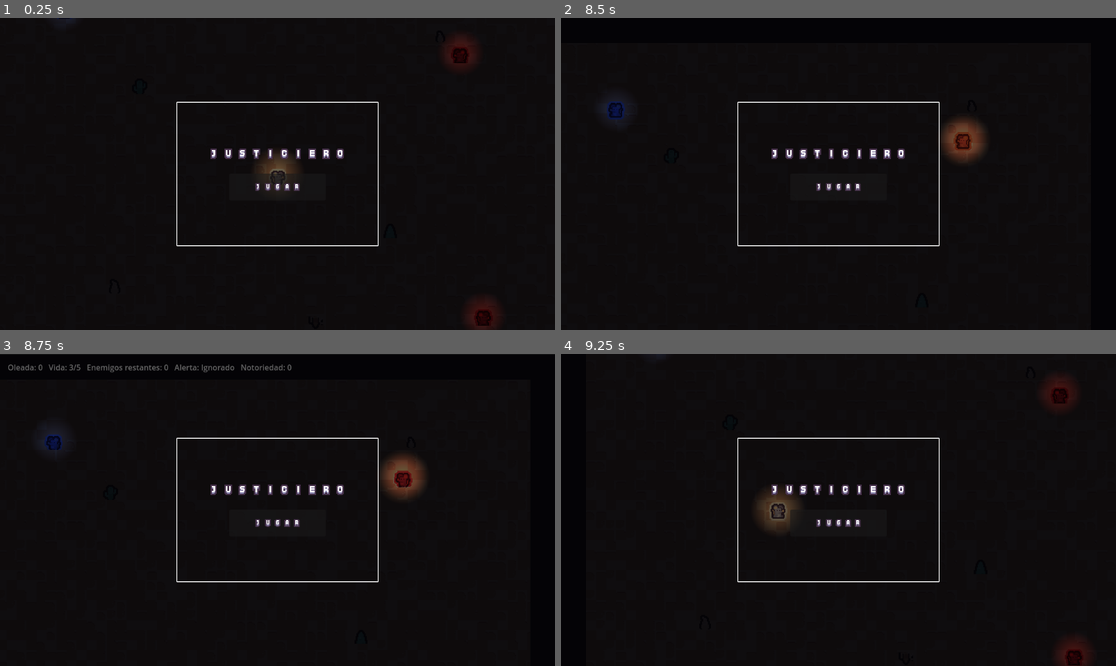
Above: before the commit, frames 1-4 (two rows, left to right).
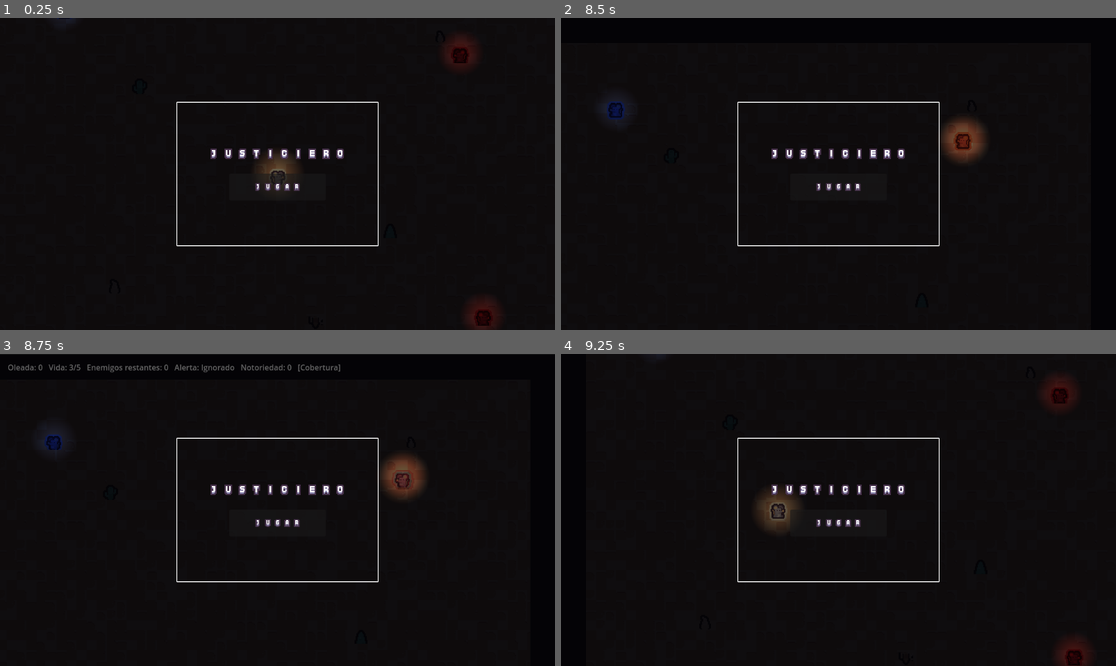
Above: after the commit, the same moments.

Repository: ksanch3x/Justiciero
Game: Godot game, scene res://scenes/Main.tscn
The game is run twice, just before and just after one commit, with the same random seed, the same clock (stepped at 60 frames per second) and the same inputs.
Inputs (mouse positions are in pixels of both pictures, inside the frame that each line leads up to):
- Up to frame 1 (0.25 s): no input
- Up to frame 2 (8.5 s): tap Enter at 0.5 s; move the mouse to (960, 158) at 0.52 s; hold D (move_right) 0.53-1.28 s; hold C (cover, bound only after the commit) 0.53-1.28 s; tap Space (dash) at 0.6, 1.55, 2.1, 3.05, 4.55, 5.1, 6.05, 6.6, 7.55 s; move the mouse to (727, 189) at 1.27 s; hold F (takedown, bound only after the commit) 1.28-2.03 s; tap C (cover, bound only after the commit) at 1.35, 5.85 s; move the mouse to (894, 105) at 2.02 s; hold D (move_right) 2.03-2.78 s; hold C (cover, bound only after the commit) 2.03-2.78 s; move the mouse to (810, 236) at 2.77 s; hold W (move_up) 2.78-3.53 s; click (810, 236) at 2.85 s; move the mouse to (1005, 220) at 3.52 s; hold C (cover, bound only after the commit) 3.53-4.28 s; hold A (move_left) 3.53-5.03 s; move the mouse to (672, 127) at 4.27 s; tap R at 4.35 s; move the mouse to (866, 174) at 5.02 s; hold F (takedown, bound only after the commit) 5.03-5.78 s; hold C (cover, bound only after the commit) 5.03-5.78 s; move the mouse to (755, 96) at 5.77 s; hold D (move_right) 5.78-6.53 s; move the mouse to (960, 158) at 6.52 s; hold W (move_up) 6.53-7.28 s; hold C (cover, bound only after the commit) 6.53-7.28 s; move the mouse to (727, 189) at 7.27 s; hold D (move_right) 7.28-8.03 s; click (727, 189) at 7.35 s; move the mouse to (894, 105) at 8.02 s; hold F (takedown, bound only after the commit) from 8.03 s (still down); hold C (cover, bound only after the commit) from 8.03 s (still down)
- Up to frame 3 (8.75 s): keep holding F (takedown, bound only after the commit); keep holding C (cover, bound only after the commit)
- Up to frame 4 (9.25 s): move the mouse to (810, 572) at 8.77 s; release F (takedown, bound only after the commit) at 8.78 s; release C (cover, bound only after the commit) at 8.78 s; hold A (move_left) from 8.78 s (still down); tap R at 8.85 s; tap Space (dash) at 9.05 s

Frames 1-2 are identical in both runs. In frame 3, 0.2% of the frame differs, in the area x 53-75%, y 3-44%; in frame 4, nothing differs.

Commit message:
GDD 2.3: cobertura activa + letal vs. no letal
Cobertura: mantener "cover" (C) quieto vuelve al jugador indetectable
para Enemy/Spitter/Criminal, pero solo si un raycast confirma un
obstáculo físico real entre observador y jugador (Player.is_hidden_from).
Police.gd no la usa — su persecución depende del ruido, no de verlo.

Letal vs. no letal: knockout() + señal knocked_out (distinta de died) en
los 4 scripts de enemigo/facción, para que SaveManager.add_police_kill
(atada solo a died) nunca se dispare con un noqueo. Player._process_
takedown(): mantener "takedown" (F) canaliza 0.6s para neutralizar sin
matar, más lento y expuesto que el golpe letal instantáneo, a propósito.

Diff:
--- a/prototypes/combat-topdown/project.godot
+++ b/prototypes/combat-topdown/project.godot
@@ -55,6 +55,18 @@
 , Object(InputEventJoypadButton,"resource_local_to_scene":false,"resource_name":"","device":-1,"button_index":0,"pressure":0.0,"pressed":false,"script":null)
 ]
 }
+cover={
+"deadzone": 0.2,
+"events": [Object(InputEventKey,"resource_local_to_scene":false,"resource_name":"","device":-1,"window_id":0,"alt_pressed":false,"shift_pressed":false,"ctrl_pressed":false,"meta_pressed":false,"pressed":false,"keycode":0,"physical_keycode":67,"key_label":0,"unicode":0,"location":0,"echo":false,"script":null)
+, Object(InputEventJoypadButton,"resource_local_to_scene":false,"resource_name":"","device":-1,"button_index":9,"pressure":0.0,"pressed":false,"script":null)
+]
+}
+takedown={
+"deadzone": 0.2,
+"events": [Object(InputEventKey,"resource_local_to_scene":false,"resource_name":"","device":-1,"window_id":0,"alt_pressed":false,"shift_pressed":false,"ctrl_pressed":false,"meta_pressed":false,"pressed":false,"keycode":0,"physical_keycode":70,"key_label":0,"unicode":0,"location":0,"echo":false,"script":null)
+, Object(InputEventJoypadButton,"resource_local_to_scene":false,"resource_name":"","device":-1,"button_index":2,"pressure":0.0,"pressed":false,"script":null)
+]
+}
 
 [rendering]
 
--- a/prototypes/combat-topdown/scripts/Criminal.gd
+++ b/prototypes/combat-topdown/scripts/Criminal.gd
@@ -46,6 +46,8 @@
 
 signal died
 signal health_changed(current: int, max_health: int)
+## GDD 2.3, letal vs. no letal — ver comentario largo en Police.gd/Enemy.gd.
+signal knocked_out
 
 @onready var _anim: AnimatedSprite2D = $Visual
 
@@ -94,7 +96,9 @@
 
 	match _state:
 		State.PATROL:
-			if dist_to_player <= detection_range:
+			# GDD 2.3, cobertura activa — ver comentario largo en Enemy.gd.
+			var hidden: bool = _player.has_method("is_hidden_from") and _player.is_hidden_from(global_position)
+			if dist_to_player <= detection_range and not hidden:
 				_state = State.DEFEND
 			else:
 				_process_patrol()
@@ -208,3 +212,12 @@
 	Fx.flash_damage(_anim)
 	if _state == State.PATROL:
 		_state = State.DEFEND
+
+## GDD 2.3: neutraliza sin matar — ver comentario de la señal knocked_out.
+func knockout() -> void:
+	if health <= 0:
+		return
+	health = 0
+	health_changed.emit(health, max_health)
+	knocked_out.emit()
+	Fx.play_death(self, _anim)
--- a/prototypes/combat-topdown/scripts/Enemy.gd
+++ b/prototypes/combat-topdown/scripts/Enemy.gd
@@ -49,6 +49,11 @@
 ## con health ya clampeado a 0) para que quien quiera una barra de vida
 ## (el jefe, ver Main._spawn_boss()) no tenga que leer `health` por polling.
 signal health_changed(current: int, max_health: int)
+## GDD 2.3, letal vs. no letal: knockout() (llamado por Player._process_
+## takedown()) emite ESTA señal en vez de `died` — a propósito distinta,
+## para que nada que dependa de "murió de verdad" (como SaveManager.
+## add_police_kill en Police.gd) se dispare con un noqueo.
+signal knocked_out
 
 @onready var _anim: AnimatedSprite2D = $Visual
 
@@ -113,7 +118,12 @@
 func _update_state(delta: float, dist_to_player: float) -> void:
 	match _state:
 		State.PATROL:
-			if dist_to_player <= detection_range:
+			# GDD 2.3, cobertura activa: si el jugador está escondido detrás de
+			# un obstáculo real (Player.is_hidden_from), no se detecta aunque
+			# esté dentro del radio. has_method por las dudas si algún día
+			# _player no es un Player.gd de verdad.
+			var hidden: bool = _player.has_method("is_hidden_from") and _player.is_hidden_from(global_position)
+			if dist_to_player <= detection_range and not hidden:
 				_state = State.ALERT
 				_alert_time_left = alert_time
 		State.ALERT:
@@ -159,3 +169,15 @@
 	# fuera del radio de detección (p.ej. golpeado por sorpresa desde atrás).
 	if _state == State.PATROL or _state == State.ALERT:
 		_state = State.CHASE
+
+## GDD 2.3: neutraliza sin matar (ver comentario de la señal knocked_out).
+## Simplificación de prototipo: visualmente es el mismo Fx.play_death y el
+## nodo desaparece igual que al morir — la diferencia es 100% semántica
+## (qué señal se emite), no hay cuerpo persistente "noqueado" todavía.
+func knockout() -> void:
+	if health <= 0:
+		return
+	health = 0
+	health_changed.emit(health, max_health)
+	knocked_out.emit()
+	Fx.play_death(self, _anim)
--- a/prototypes/combat-topdown/scripts/Main.gd
+++ b/prototypes/combat-topdown/scripts/Main.gd
@@ -521,8 +521,12 @@
 	# comportan bien mientras todavía no hay UI de Hub que las muestre.
 	var alert_text: String = "   Alerta: %s" % FactionManager.level_name()
 	var notoriety_text: String = "   Notoriedad: %d" % SaveManager.notoriety
-
-	_hud.text = "Oleada: %d   Vida: %d/%d   Enemigos restantes: %d%s%s%s" % [wave_number, hp, max_hp, alive_or_pending, ammo_text, alert_text, notoriety_text]
+	# GDD 2.3: feedback simple de que la cobertura está activa (mantener
+	# "cover" sin moverse) — sin esto no hay forma de confirmar el estado
+	# solo mirando la pantalla.
+	var cover_text: String = "   [Cobertura]" if is_instance_valid(_player) and _player.in_cover else ""
+
+	_hud.text = "Oleada: %d   Vida: %d/%d   Enemigos restantes: %d%s%s%s%s" % [wave_number, hp, max_hp, alive_or_pending, ammo_text, alert_text, notoriety_text, cover_text]
 
 # ---------------------------------------------------------------------------
 # UI kit del pack (barra de vida del jefe, menú principal) — ver STATUS.md
--- a/prototypes/combat-topdown/scripts/Player.gd
+++ b/prototypes/combat-topdown/scripts/Player.gd
@@ -16,6 +16,23 @@
 ## mov_t2_armored al terminar el dash.
 @export var dash_push_impulse: float = 50.0
 @export var dash_damage: int = 1
+
+## Cobertura activa (GDD 2.3): mantener presionado "cover" mientras no te
+## movés te vuelve indetectable para enemigos que buscan por distancia
+## (Enemy.gd/Spitter.gd/Criminal.gd), pero SOLO si hay un obstáculo físico
+## real (Props/paredes) entre vos y quien te busca — ver is_hidden_from().
+## No es automático por estar cerca de algo, hay que sostener la acción.
+var in_cover: bool = false
+
+## Noqueo (GDD 2.3: letal vs. no letal, consecuencia distinta — matar
+## policías/testigos sube Notoriedad, noquear no). Mantener "takedown"
+## apuntando a un enemigo cercano lo neutraliza sin matarlo tras un canal
+## de takedown_channel_time — más lento y expuesto que el golpe normal
+## (que sigue siendo instantáneo pero letal), a propósito.
+@export var takedown_range: float = 40.0
+@export var takedown_channel_time: float = 0.6
+var _takedown_target: Node = null
+var _takedown_time_left: float = 0.0
 
 ## --- Sistema de armas: roster de WeaponData.gd (5 armas x 2 niveles) ---
 ## weapon_id == "" hasta que Main muestra la pantalla de elección inicial y el
@@ -142,6 +159,10 @@
 		velocity = _get_effective_speed() * input_vec
 	move_and_slide()
 
+	# Basado en input_vec (no en velocity) para que la intención de
+	# "quedarse quieto" sea inmediata y no dependa de redondeos de física.
+	in_cover = Input.is_action_pressed("cover") and input_vec.length() < 0.1 and not is_dashing
+
 	# El disparo se deshabilita durante el dash: es una esquiva rápida,
 	# no tendría sentido apuntar con precisión mientras se ejecuta
 	# (salvo con mov_t3_phantom, que habilita disparar en dash).
@@ -173,6 +194,11 @@
 	if shoot_allowed and Input.is_action_pressed("shoot") and fire_cooldown <= 0.0:
 		_shoot()
 		fire_cooldown = _get_effective_fire_rate()
+
+	if Input.is_action_pressed("takedown") and not is_dashing:
+		_process_takedown(delta)
+	else:
+		_cancel_takedown()
 
 	_update_shake(delta)
 
@@ -369,6 +395,64 @@
 	# plano en vez de "silencioso salvo testigo").
 	FactionManager.report_noise(FactionManager.NOISE_MELEE, global_position)
 
+## Canal de noqueo (GDD 2.3): mientras se mantiene "takedown" apuntando a un
+## enemigo dentro de takedown_range, ese enemigo queda "trabado" como
+## objetivo (no cambia si otro se acerca más, para que el canal no se
+## reinicie solo) hasta completarlo o hasta que se salga de rango/se suelte
+## el botón — ver _cancel_takedown().
+func _process_takedown(delta: float) -> void:
+	if _takedown_target == null or not is_instance_valid(_takedown_target):
+		_takedown_target = _find_takedown_target()
+		_takedown_time_left = takedown_channel_time
+		if _takedown_target == null:
+			return
+
+	var dist: float = (_takedown_target.global_position - global_position).length()
+	if dist > takedown_range * 1.3:
+		_cancel_takedown()
+		return
+
+	_takedown_time_left -= delta
+	if _takedown_time_left <= 0.0:
+		if _takedown_target.has_method("knockout"):
+			_takedown_target.knockout()
+		_cancel_takedown()
+
+func _cancel_takedown() -> void:
+	_takedown_target = null
+	_takedown_time_left = 0.0
+
+## Solo enemigos que exponen knockout() son objetivo válido (Enemy.gd,
+## Spitter.gd, Police.gd, Criminal.gd) — no hace falta filtrar por tipo acá,
+## has_method ya lo resuelve.
+func _find_takedown_target() -> Node:
+	var best: Node = null
+	var best_dist: float = takedown_range
+	for enemy in get_tree().get_nodes_in_group("enemy"):
+		if not is_instance_valid(enemy) or not enemy.has_method("knockout"):
+			continue
+		var d: float = (enemy.global_position - global_position).length()
+		if d <= best_dist:
+			best = enemy
+			best_dist = d
+	return best
+
+## Cobertura activa (GDD 2.3): true solo si el jugador está en cobertura Y
+## hay un obstáculo físico real (Props/paredes, layer 8) entre `observer_pos`
+## y el jugador — no basta con estar "detrás" de algo en teoría, tiene que
+## bloquear la línea de visión de verdad. Usado por Enemy.gd/Spitter.gd/
+## Criminal.gd antes de pasar de PATROL a un estado de detección. Police.gd
+## no lo usa todavía — su persecución depende del Nivel de Alerta, no de
+## ver al jugador directamente (ver STATUS.md).
+func is_hidden_from(observer_pos: Vector2) -> bool:
+	if not in_cover:
+		return false
+	var space_state := get_world_2d().direct_space_state
+	var query := PhysicsRayQueryParameters2D.create(observer_pos, global_position)
+	query.collision_mask = 8
+	var result := space_state.intersect_ray(query)
+	return not result.is_empty()
+
 ## Feedback visual simple: el sprite del arma se adelanta y vuelve.
 func _play_melee_lunge() -> void:
 	var tween := create_tween()
--- a/prototypes/combat-topdown/scripts/Police.gd
+++ b/prototypes/combat-topdown/scripts/Police.gd
@@ -57,6 +57,11 @@
 
 signal died
 signal health_changed(current: int, max_health: int)
+## GDD 2.3, letal vs. no letal: knockout() (Player._process_takedown())
+## emite ESTA señal en vez de `died` — así SaveManager.add_police_kill()
+## (conectada solo a `died` en Main._spawn_police()) no se dispara con un
+## noqueo. "Noquear no sube Notoriedad", tal cual pide el GDD 2.5.
+signal knocked_out
 
 @onready var _anim: AnimatedSprite2D = $Visual
 
@@ -274,3 +279,12 @@
 	# haya subido.
 	if _state == State.PATROL or _state == State.INVESTIGATE:
 		_state = State.PURSUE
+
+## GDD 2.3: neutraliza sin matar — ver comentario de la señal knocked_out.
+func knockout() -> void:
+	if health <= 0:
+		return
+	health = 0
+	health_changed.emit(health, max_health)
+	knocked_out.emit()
+	Fx.play_death(self, _anim)
--- a/prototypes/combat-topdown/scripts/Spitter.gd
+++ b/prototypes/combat-topdown/scripts/Spitter.gd
@@ -46,6 +46,8 @@
 var _alert_time_left: float = 0.0
 
 signal died
+## GDD 2.3, letal vs. no letal — ver comentario largo en Enemy.gd.
+signal knocked_out
 
 @onready var _anim: AnimatedSprite2D = $Visual
 
@@ -102,7 +104,9 @@
 func _update_state(delta: float, dist_to_player: float) -> void:
 	match _state:
 		State.PATROL:
-			if dist_to_player <= detection_range:
+			# GDD 2.3, cobertura activa — ver comentario largo en Enemy.gd.
+			var hidden: bool = _player.has_method("is_hidden_from") and _player.is_hidden_from(global_position)
+			if dist_to_player <= detection_range and not hidden:
 				_state = State.ALERT
 				_alert_time_left = alert_time
 		State.ALERT:
@@ -150,3 +154,11 @@
 	# Golpe por sorpresa alerta de inmediato, igual que en Enemy.gd/Police.gd.
 	if _state == State.PATROL or _state == State.ALERT:
 		_state = State.CHASE
+
+## GDD 2.3: neutraliza sin matar — ver comentario largo en Enemy.gd.
+func knockout() -> void:
+	if health <= 0:
+		return
+	health = 0
+	knocked_out.emit()
+	Fx.play_death(self, _anim)
Not shown, changed: prototypes/combat-topdown/STATUS.md
